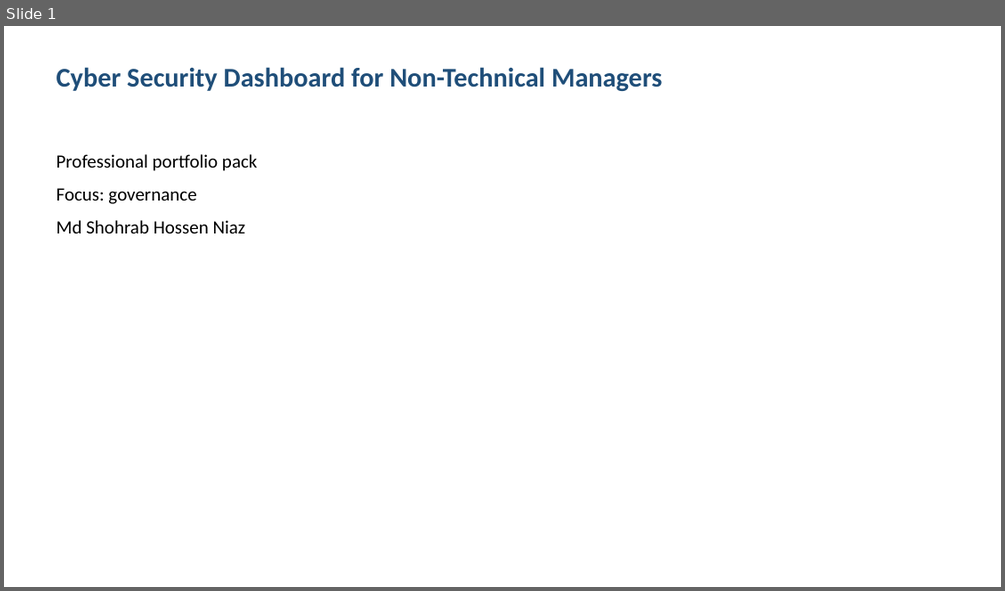
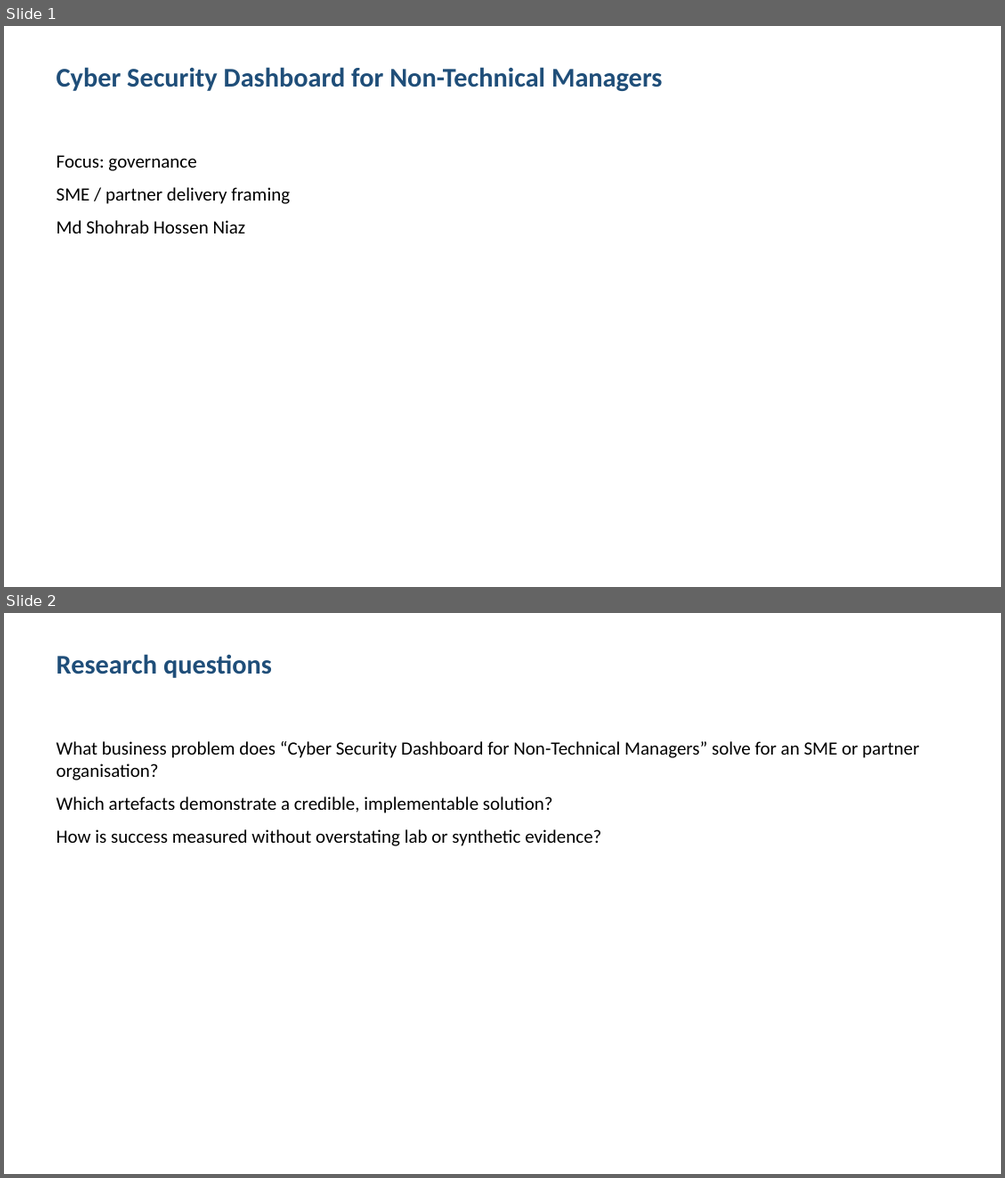
Before and after one commit to shohrabniaz/sme-cyber-dashboard-managers, a slide deck: Final_Submission/02_Presentation.pptx. Shown one above the other, each under a label of ours: slide 1 before the commit, slides 1 and 2 after it. The pictures are 1005x591 and 1005x1178 pixels, drawn with LibreOffice and Linux fonts; fonts in the diff are those of the drawing. Boxes give left, top, right and bottom in pixels: in the first picture for what was removed or moved away, otherwise in the second. Text is boxed around its words. In the diff, an @@ line names an element or a change of style, - is before the commit and + after.

Commit message:
Polish portfolio pack for professional showcase readiness.

```diff
--- a/Final_Submission/02_Presentation.pptx
+++ b/Final_Submission/02_Presentation.pptx
@@ slide 2 added at [4,613,1001,1174], background #FFFFFF @@
@@ text added at [57,654,272,678], 26 pt, text #1F4E79, bold @@
+Research questions
@@ text added at [57,741,919,846], 18 pt, text #000000 @@
+What business problem does “Cyber Security Dashboard for Non-Technical Managers” solve for an SME or partner organisation?
+Which artefacts demonstrate a credible, implementable solution?
+How is success measured without overstating lab or synthetic evidence?
@@ slide 1 changed as well @@
@@ text at [57,154,257,171]: paragraph removed @@
-Professional portfolio pack
@@ text at [57,187,290,204]: paragraph added @@
+SME / partner delivery framing
```
Also in this commit, not shown: 2 other slides changed, 1 slide removed, 12 other files.
